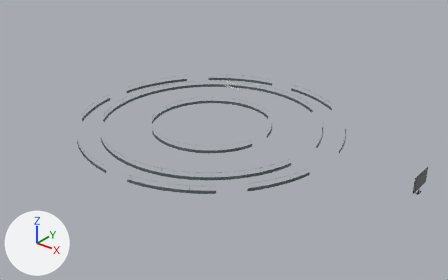
A saved change to the glTF model public/habitat/explorer/v1/exhibits.glb.
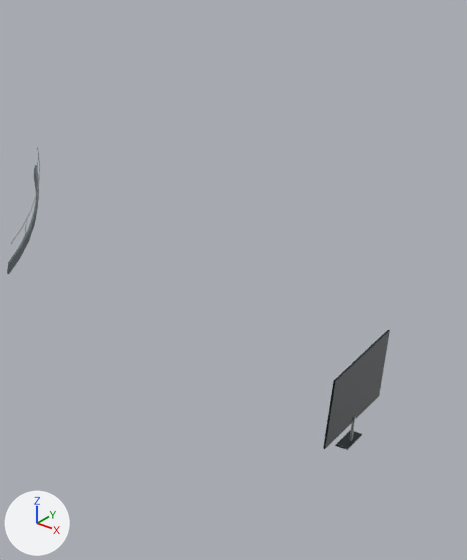
The first picture shows the older version from a 50 mm camera at (84.2, -100.6, 59.3) aimed at (5.2, -1.9, -2.0). The close-ups show the older and then the newer version on the part from 75% to 100% of the width and 32% to 79% of the height of that picture. Only the edits that show in the close-ups are written down. The lights are fixed; the arrows at lower left show +X, +Y and +Z. Where no turn or scale is listed for an object, it has been applied to the vertices.

The first close-up shows 'Interactive television chassis', 'structural edge' and 3 more.
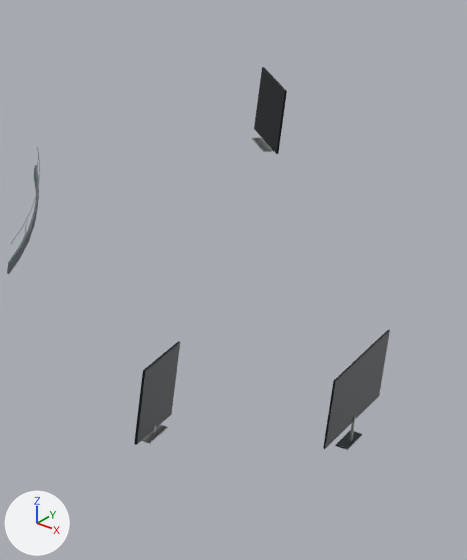
Where the newer file only moved an object's origin or applied its transform, the numbers keep the older frame.

The change, as a diff of the scene's bpy script:
```diff
--- a/public/habitat/explorer/v1/exhibits.glb.py
+++ b/public/habitat/explorer/v1/exhibits.glb.py
@@ me_cube_657 @@
+me_cube_657.from_pydata(...)  # 96 vertices, 188 faces; spans x -0.86..0.86, y -0.86..0.86, z -0.03..0.03
+me_cube_657.materials.append(mat_bead_blasted_aluminium)  # grey #a2a8a6
@@ me_cube_655 @@
+me_cube_655.from_pydata(...)  # 96 vertices, 188 faces; spans x -1.22..1.22, y -1.22..1.22, z -1.82..1.82
+me_cube_655.materials.append(mat_display_powder_coated_aluminium)  # black #1d262a
@@ me_cube_654 @@
+me_cube_654.from_pydata(...)  # 96 vertices, 188 faces; spans x -0.38..0.38, y -0.85..0.85, z -0.03..0.03
+me_cube_654.materials.append(mat_bead_blasted_aluminium)  # grey #a2a8a6
@@ me_cube_652 @@
+me_cube_652.from_pydata(...)  # 96 vertices, 188 faces; spans x -0.06..0.06, y -1.67..1.67, z -1.82..1.82
+me_cube_652.materials.append(mat_display_powder_coated_aluminium)  # black #1d262a
@@ ob_room_terminal_foot_003 @@
+ob_room_terminal_foot_003 = bpy.data.objects.new('room terminal foot.003', me_cube_657)
+ob_room_terminal_foot_003.location = (33.8, 27.01, 0.04)
@@ ob_room_information_terminal_003 @@
+ob_room_information_terminal_003 = bpy.data.objects.new('room information terminal.003', me_cube_655)
+ob_room_information_terminal_003.location = (33.85, 27.06, 2.05)
@@ ob_room_terminal_foot_002 @@
+ob_room_terminal_foot_002 = bpy.data.objects.new('room terminal foot.002', me_cube_654)
+ob_room_terminal_foot_002.location = (43.0, -4.8, 0.04)
@@ ob_room_information_terminal_002 @@
+ob_room_information_terminal_002 = bpy.data.objects.new('room information terminal.002', me_cube_652)
+ob_room_information_terminal_002.location = (43.06, -4.8, 2.05)
```

Where the change shows, as pixel boxes [x1, y1, x2, y2] in the close-ups (467 x 560 px):
'room information terminal.002', added
    after: [134, 341, 180, 445]
'room information terminal.003', added (black)
    after: [254, 67, 287, 154]
'room terminal foot.002', added
    after: [134, 425, 168, 444]
'room terminal foot.003', added
    after: [252, 138, 273, 152]
